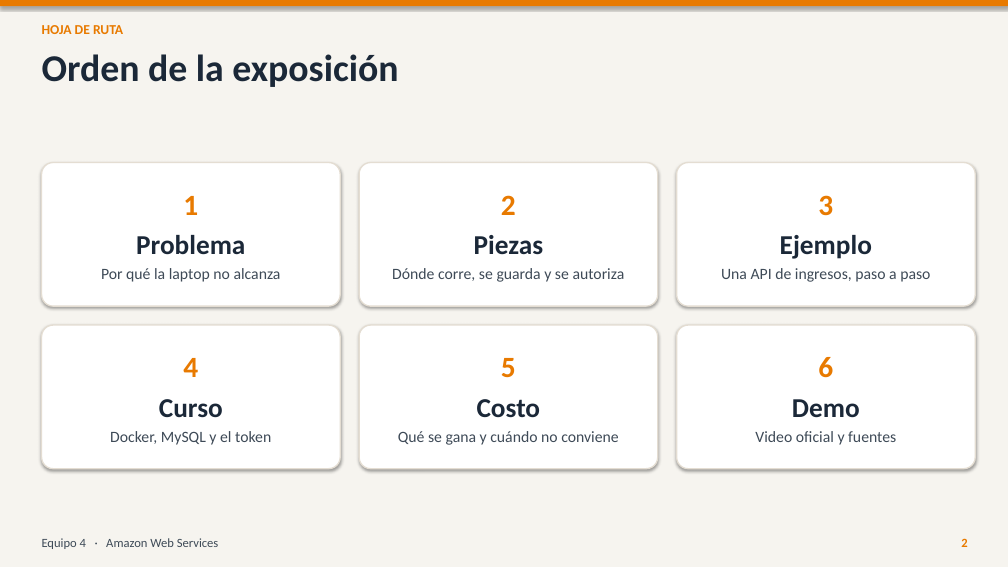
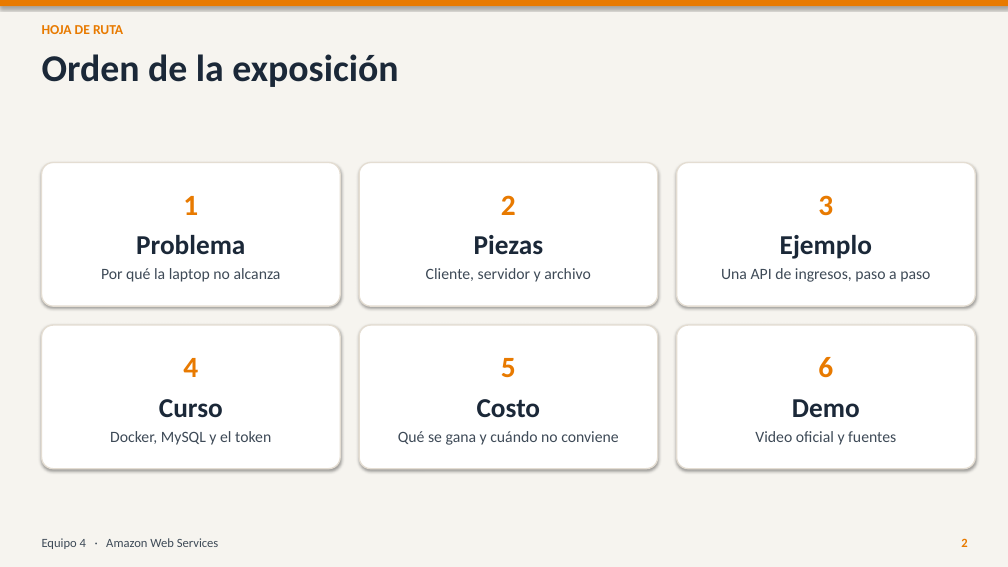
Before and after one commit to DavidAlonsoRomeroMedina/equipo4-aws, a slide deck: slide 2 of equipo4_aws_slides.pptx. Drawn at 1008x567 pixels with LibreOffice and Linux fonts; fonts in the diff are those of the drawing. Boxes give left, top, right and bottom in pixels: in the first picture for what was removed or moved away, otherwise in the second. Text is boxed around its words. In the diff, an @@ line names an element or a change of style, - is before the commit and + after.

```diff
--- a/equipo4_aws_slides.pptx
+++ b/equipo4_aws_slides.pptx
@@ text in rounded rectangle at <box>426,268,591,282</box>: text changed @@
-Dónde corre, se guarda y se autoriza
+Cliente, servidor y archivo
```
Also in this commit, not shown: 3 other slides changed, 1 other file.
